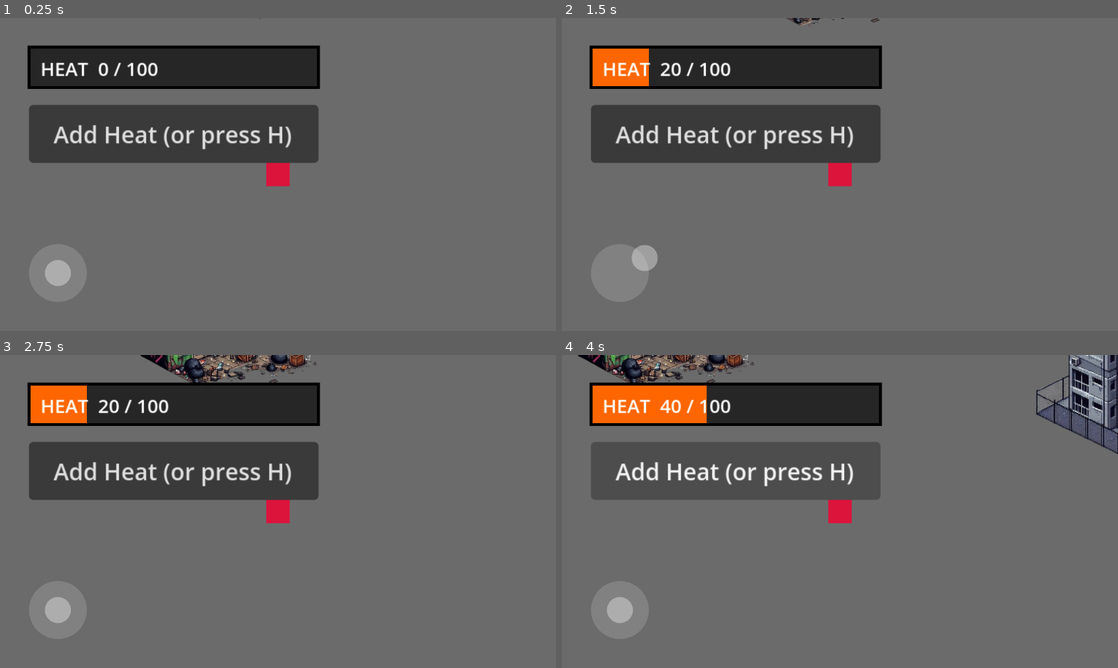
Above: before the commit, frames 1-4 (two rows, left to right).
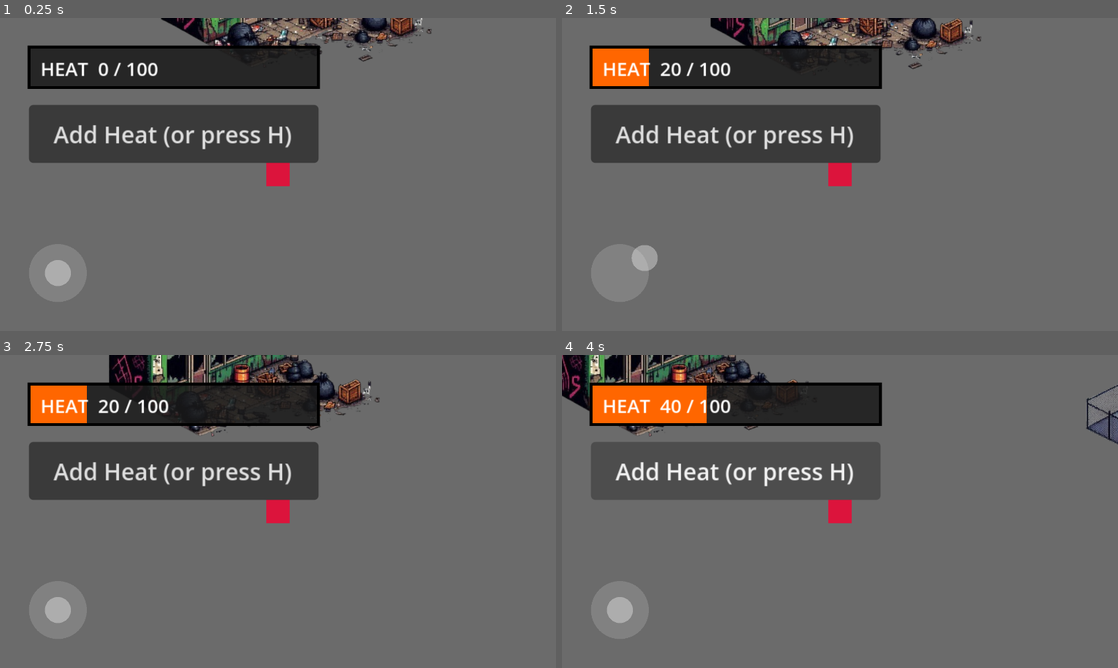
Above: after the commit, the same moments.

Repository: zowskyy/crxcibl3
Game: Godot game, scene res://scenes/TestRoom.tscn
The game is run twice, just before and just after one commit, with the same random seed, the same clock (stepped at 60 frames per second) and the same inputs.
Inputs (mouse positions are in pixels of both pictures, inside the frame that each line leads up to):
- Up to frame 1 (0.25 s): no input
- Up to frame 2 (1.5 s): click "Add Heat (or press H)" at 0.5 s; tap Enter at 1.25 s; drag from (617, 271) to (895, 105) at 1.27 s
- Up to frame 3 (2.75 s): drag from (166, 527) to (250, 574) at 2.02 s
- Up to frame 4 (4 s): tap Space at 2.75 s; move the mouse to (895, 442) at 2.77 s; hold Right (ui_right) 2.78-3.5 s; tap H at 2.85 s; drag from (812, 574) to (673, 464) at 3.52 s

The runs differ from the first frame. In frame 1, 3.1% of the frame differs, in the area x 28-78%, y 0-14%; in frame 2, 3.6%; in frame 3, 3.8%; in frame 4, 5.6%, in the area x 0-100%, y 0-32%.

Commit message:
Match all buildings to the liquor store's on-screen size, per screenshots
Architect flagged the arcade and apartment tower reading noticeably
smaller than the liquor store despite math targeting comparable sizes
-- rather than re-derive it, matched world footprint directly to what
Architect confirmed looks right: liquor_store (1024px canvas x 0.2
scale = ~205 world units). Bumped arcade to 0.4 (512px) and apartment
tower to 0.41 (500px) to hit the same ~205-unit footprint. Widened room
960x540 -> 1100x600 and respaced all positions/collision boxes
(130->190) to fit the bigger buildings without overlap, updated Camera2D
limits to match.

Diff:
--- a/godot/scenes/TestRoom.tscn
+++ b/godot/scenes/TestRoom.tscn
@@ -13,7 +13,7 @@
 size = Vector2(16, 16)
 
 [sub_resource type="RectangleShape2D" id="RectangleShape2D_building"]
-size = Vector2(130, 130)
+size = Vector2(190, 190)
 
 [sub_resource type="RectangleShape2D" id="RectangleShape2D_fence"]
 size = Vector2(100, 90)
@@ -23,10 +23,10 @@
 
 [node name="Ground" type="Polygon2D" parent="."]
 color = Color(0.42, 0.42, 0.42, 1)
-polygon = PackedVector2Array(0, 0, 960, 0, 960, 540, 0, 540)
+polygon = PackedVector2Array(0, 0, 1100, 0, 1100, 600, 0, 600)
 
 [node name="Building1" type="StaticBody2D" parent="."]
-position = Vector2(160, 130)
+position = Vector2(200, 160)
 
 [node name="Building1Sprite" type="Sprite2D" parent="Building1"]
 scale = Vector2(0.2, 0.2)
@@ -36,27 +36,27 @@
 shape = SubResource("RectangleShape2D_building")
 
 [node name="Building2" type="StaticBody2D" parent="."]
-position = Vector2(480, 100)
+position = Vector2(560, 130)
 
 [node name="Building2Sprite" type="Sprite2D" parent="Building2"]
-scale = Vector2(0.26, 0.26)
+scale = Vector2(0.4, 0.4)
 texture = ExtResource("5")
 
 [node name="Building2Collision" type="CollisionShape2D" parent="Building2"]
 shape = SubResource("RectangleShape2D_building")
 
 [node name="Building3" type="StaticBody2D" parent="."]
-position = Vector2(800, 140)
+position = Vector2(920, 170)
 
 [node name="Building3Sprite" type="Sprite2D" parent="Building3"]
-scale = Vector2(0.33, 0.33)
+scale = Vector2(0.41, 0.41)
 texture = ExtResource("6")
 
 [node name="Building3Collision" type="CollisionShape2D" parent="Building3"]
 shape = SubResource("RectangleShape2D_building")
 
 [node name="Fence1" type="StaticBody2D" parent="."]
-position = Vector2(350, 460)
+position = Vector2(400, 520)
 
 [node name="Fence1Sprite" type="Sprite2D" parent="Fence1"]
 scale = Vector2(0.12, 0.12)
@@ -66,7 +66,7 @@
 shape = SubResource("RectangleShape2D_fence")
 
 [node name="Fence2" type="StaticBody2D" parent="."]
-position = Vector2(650, 460)
+position = Vector2(750, 520)
 
 [node name="Fence2Sprite" type="Sprite2D" parent="Fence2"]
 scale = Vector2(0.12, 0.12)
@@ -76,7 +76,7 @@
 shape = SubResource("RectangleShape2D_fence")
 
 [node name="Player" type="CharacterBody2D" parent="."]
-position = Vector2(480, 270)
+position = Vector2(550, 300)
 script = ExtResource("2")
 
 [node name="PlayerCollision" type="CollisionShape2D" parent="Player"]
@@ -85,8 +85,8 @@
 [node name="Camera2D" type="Camera2D" parent="Player"]
 limit_left = 0
 limit_top = 0
-limit_right = 960
-limit_bottom = 540
+limit_right = 1100
+limit_bottom = 600
 
 [node name="CanvasLayer" type="CanvasLayer" parent="."]
 
